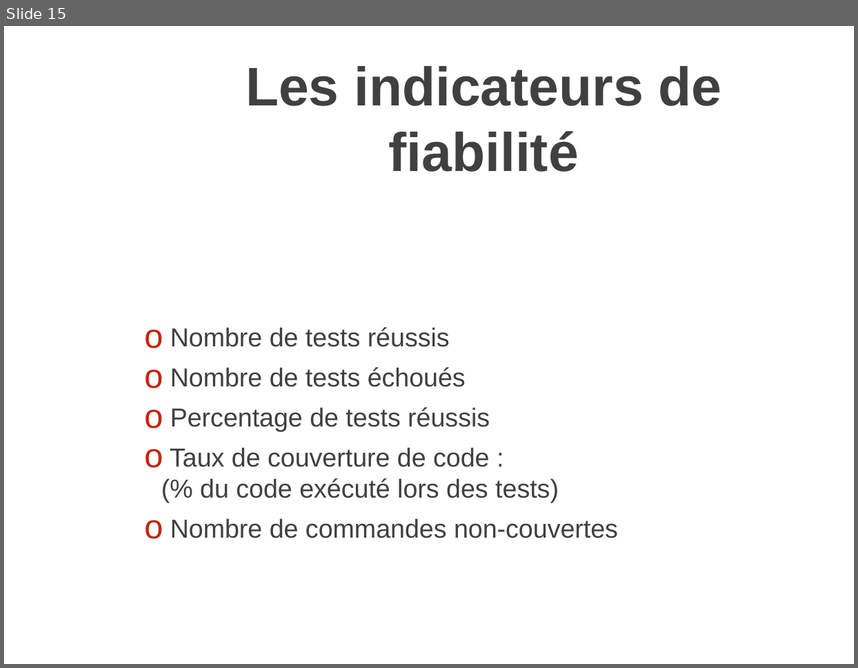
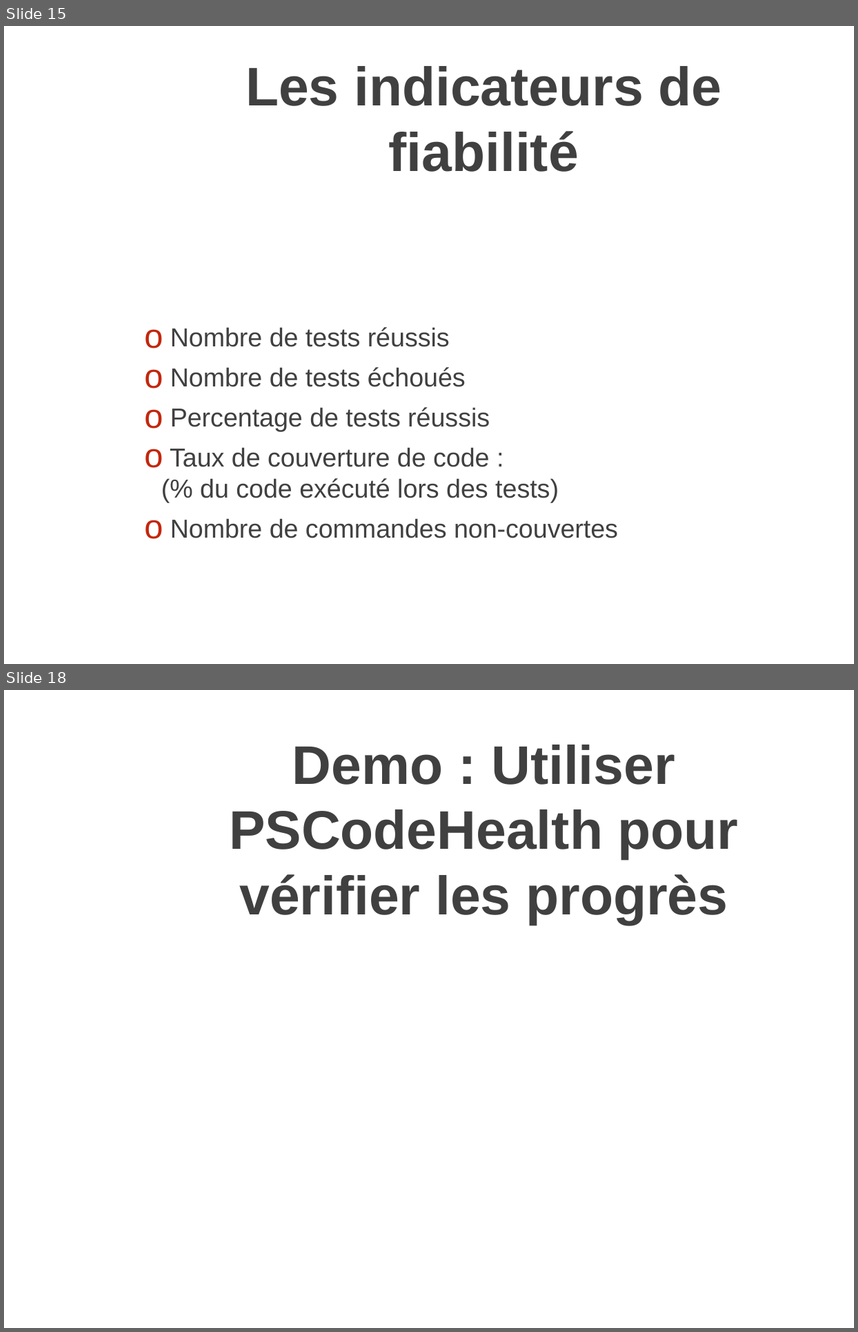
Before and after one commit to MathieuBuisson/FrPSUG-PSCodeHealth, a slide deck: Qualite de code et PSCodeHealth.pptx. Shown one above the other, each under a label of ours: slide 15 before the commit, slides 15 and 18 after it; the slides between them are not shown. The pictures are 858x668 and 858x1332 pixels, drawn with LibreOffice and Linux fonts; fonts in the diff are those of the drawing; background and template pictures are left out. Boxes give left, top, right and bottom in pixels: in the first picture for what was removed or moved away, otherwise in the second. Text is boxed around its words. In the diff, an @@ line names an element or a change of style, - is before the commit and + after.

```diff
--- a/Qualite de code et PSCodeHealth.pptx
+++ b/Qualite de code et PSCodeHealth.pptx
@@ slide 18 added at box(4, 690, 854, 1328), background picture (left out) @@
@@ title added at box(229, 745, 739, 925), 46 pt, text gradient #000000 to #404040 to #212745, bold @@
+Demo : Utiliser PSCodeHealth pour vérifier les progrès
```
Also in this commit, not shown: 3 slides changed, 2 other slides added, 4 other files.
